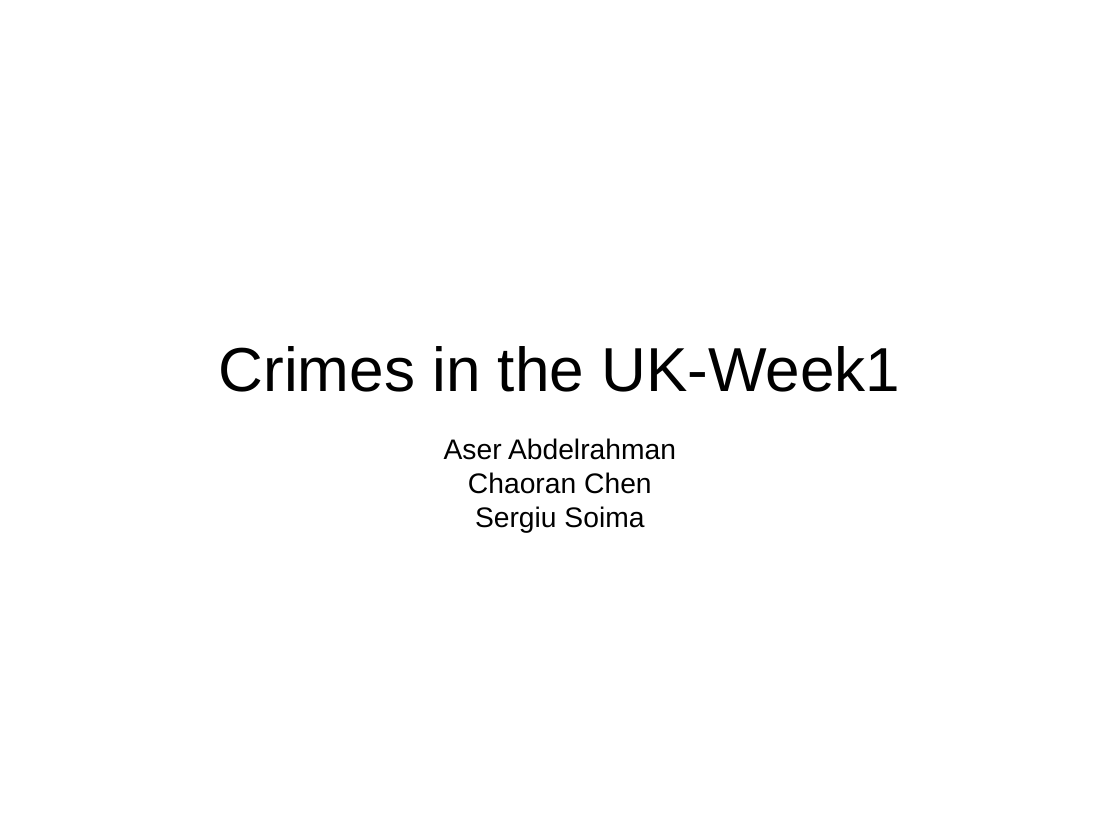
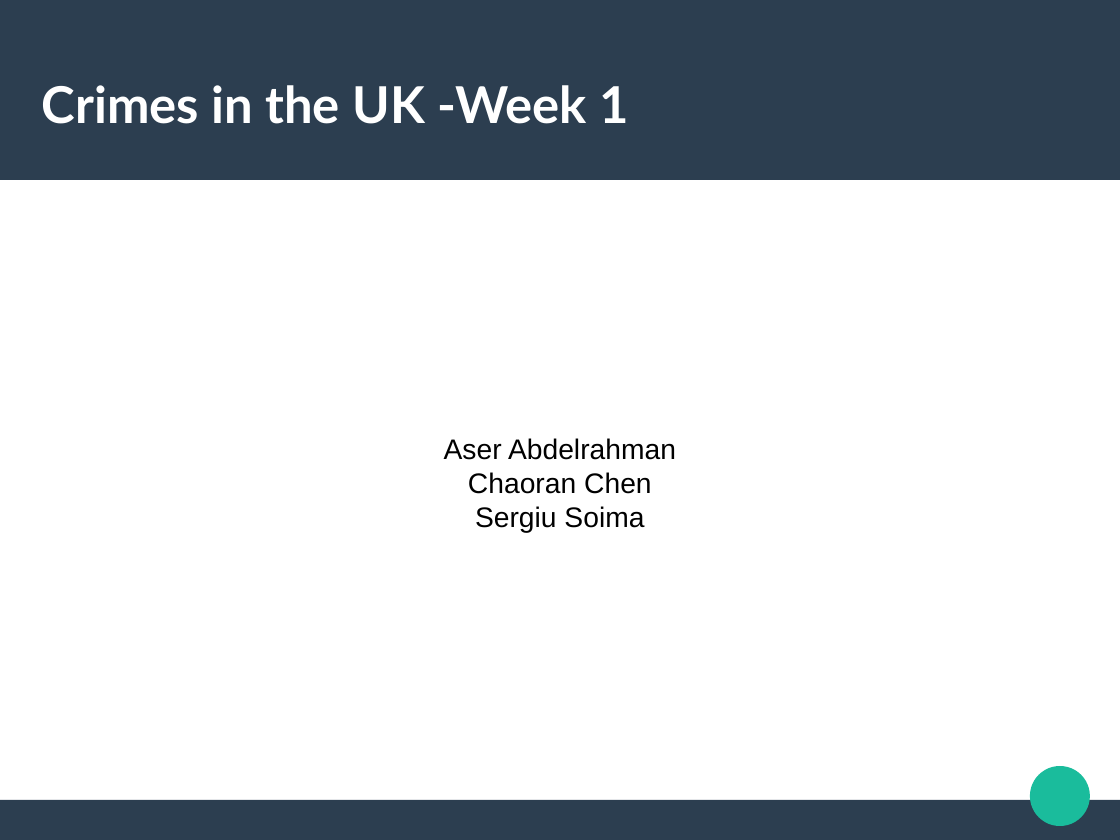
Before and after one commit to chaoran-chen/data-mining-lab-ws1617-crimes-in-uk, a slide deck: slide 1 of wiki/week-01/week-01-presentation.odp. Drawn at 1120x840 pixels with LibreOffice and Linux fonts; fonts in the diff are those of the drawing. Boxes give left, top, right and bottom in pixels: in the first picture for what was removed or moved away, otherwise in the second. Text is boxed around its words. In the diff, an @@ line names an element or a change of style, - is before the commit and + after.

```diff
--- a/wiki/week-01/week-01-presentation.odp
+++ b/wiki/week-01/week-01-presentation.odp
@@ rectangle added at box(0, 0, 1120, 180), fill #2C3E50 @@
@@ title at box(42, 85, 628, 124): text changed; size 44 to 36 pt; font Arial to Lato; text colour #000000 to #FFFFFF; bold on @@
-Crimes in the UK-Week1
+Crimes in the UK -Week 1
@@ ellipse added at box(1031, 766, 1091, 826), fill #1ABC9C @@
@@ rectangle added at box(0, 800, 1120, 839), fill #2C3E50 @@
```
Also in this commit, not shown: 7 other slides changed, 3 slides added.
